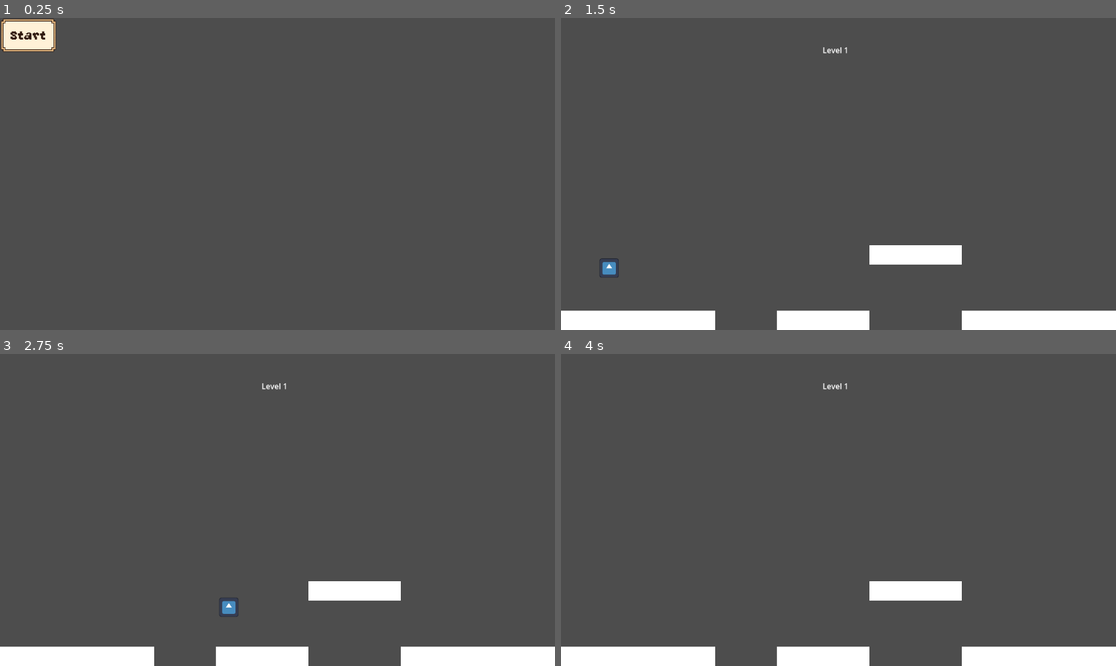
Above: before the commit, frames 1-4 (two rows, left to right).
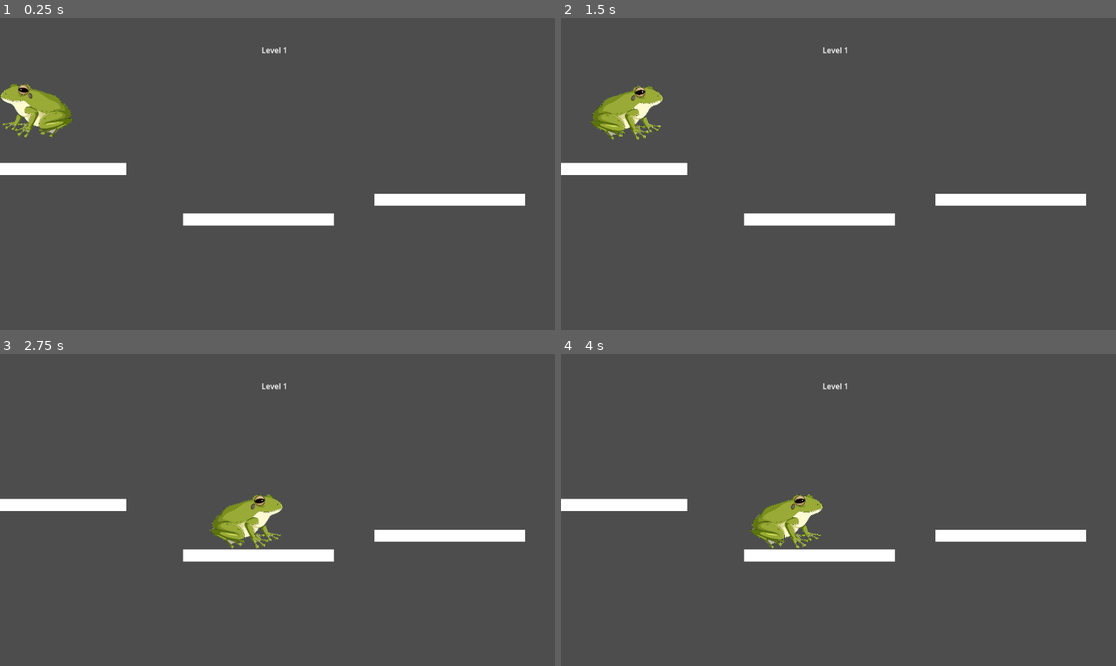
Above: after the commit, the same moments.

Repository: rota99/PizzaJam0425
Game: Godot game, scene res://Test/TestLevel.tscn
The game is run twice, just before and just after one commit, with the same random seed, the same clock (stepped at 60 frames per second) and the same inputs. Before the commit the project starts from res://Scenes/mainPage.tscn. The engine's default icon, where the game draws it, is replaced by a stand-in: a white triangle on a blue panel in a dark square.
Inputs (mouse positions are in pixels of both pictures, inside the frame that each line leads up to):
- Up to frame 1 (0.25 s): no input
- Up to frame 2 (1.5 s): click (588, 36) at 0.5 s, where only the run before the commit has a clickable "Start"; tap Enter (ui_accept) at 1.25 s; hold Right (ui_right) from 1.28 s (still down); tap Space (space, bound only after the commit) at 1.35 s
- Up to frame 3 (2.75 s): keep holding Right (ui_right); tap Enter (ui_accept) at 1.52, 1.55, 1.82, 2.1, 2.27, 2.57 s; tap Space (space, bound only after the commit) at 2.3 s
- Up to frame 4 (4 s): release Right (ui_right) at 2.78 s; hold Left (ui_left) 2.78-3.53 s; tap Space (space, bound only after the commit) at 2.85, 3.6 s; tap Enter (ui_accept) at 3.05, 3.77 s; hold Right (ui_right) from 3.53 s (still down)

The runs differ from the first frame. In frame 1, 5.5% of the frame differs, in the area x 0-95%, y 0-67%; in frame 2, 10%; in frame 3, 10%, in the area x 0-100%, y 44-100%; in frame 4, 9.9%.

Commit message:
Set-up player development branch
+ Test Lvl e assets
+ modified player movement script to include animations

Diff:
--- /dev/null
+++ b/project/Entities/Player/defaultPlayer.tscn
@@ -0,0 +1,27 @@
+[gd_scene load_steps=4 format=3 uid="uid://mmnjki8ajgjp"]
+
+[ext_resource type="Texture2D" uid="uid://c2tm836batany" path="res://Test/test_toad.png" id="1_3ikt3"]
+[ext_resource type="Script" uid="uid://c8sjjsm24kvmx" path="res://Scripts/CharacterMovement.gd" id="1_vom0u"]
+
+[sub_resource type="SpriteFrames" id="SpriteFrames_5w4xs"]
+animations = [{
+"frames": [{
+"duration": 1.0,
+"texture": ExtResource("1_3ikt3")
+}],
+"loop": true,
+"name": &"new_animation",
+"speed": 5.0
+}]
+
+[node name="CharacterBody2D" type="CharacterBody2D"]
+scale = Vector2(0.5, 0.5)
+script = ExtResource("1_vom0u")
+
+[node name="AnimatedSprite2D" type="AnimatedSprite2D" parent="."]
+scale = Vector2(0.494186, 0.5)
+sprite_frames = SubResource("SpriteFrames_5w4xs")
+animation = &"new_animation"
+
+[node name="CollisionPolygon2D" type="CollisionPolygon2D" parent="."]
+polygon = PackedVector2Array(-97, -112, -39, -110, -23, -93, 74, -64, 96, -46, 135, -7, 143, 13, 150, 42, 65, 108, 20, 100, -44, 112, -77, 106, -131, 74, -143, 59, -92, 44, -79, 12, -104, -26, -132, -36, -147, -54, -149, -62, -141, -79, -113, -95)
--- a/project/Scenes/Level1.tscn
+++ b/project/Scenes/Level1.tscn
@@ -1,13 +1,7 @@
-[gd_scene load_steps=5 format=3 uid="uid://bkvw1d0kv53b6"]
-
-[ext_resource type="Texture2D" uid="uid://d2ugkqhimkd8m" path="res://icon.svg" id="1_2llne"]
-[ext_resource type="Script" uid="uid://c8sjjsm24kvmx" path="res://Scripts/CharacterMovement.gd" id="1_q12u6"]
+[gd_scene load_steps=2 format=3 uid="uid://bkvw1d0kv53b6"]
 
 [sub_resource type="RectangleShape2D" id="RectangleShape2D_q12u6"]
 size = Vector2(320, 40)
-
-[sub_resource type="CircleShape2D" id="CircleShape2D_joc8x"]
-radius = 64.0799
 
 [node name="Level1" type="Node2D"]
 
@@ -46,16 +40,3 @@
 [node name="CollisionShape2D" type="CollisionShape2D" parent="StaticBody2D"]
 position = Vector2(160, 628)
 shape = SubResource("RectangleShape2D_q12u6")
-
-[node name="CharacterBody2D" type="CharacterBody2D" parent="."]
-script = ExtResource("1_q12u6")
-
-[node name="Sprite2D" type="Sprite2D" parent="CharacterBody2D"]
-position = Vector2(40, 536)
-scale = Vector2(0.3125, 0.3125)
-texture = ExtResource("1_2llne")
-
-[node name="CollisionShape2D" type="CollisionShape2D" parent="CharacterBody2D"]
-position = Vector2(40, 536)
-scale = Vector2(0.3125, 0.3125)
-shape = SubResource("CircleShape2D_joc8x")
--- a/project/Scenes/mainPage.tscn
+++ b/project/Scenes/mainPage.tscn
@@ -2,7 +2,7 @@
 
 [ext_resource type="Script" uid="uid://7ms5ajj2p268" path="res://Scripts/SceneChanger.gd" id="1_86gft"]
 [ext_resource type="Theme" uid="uid://dn2l0jekt5sq8" path="res://Themes/Button.tres" id="1_h1kuq"]
-[ext_resource type="PackedScene" uid="uid://bkvw1d0kv53b6" path="res://Scenes/Level1.tscn" id="2_0gkkh"]
+[ext_resource type="PackedScene" uid="uid://bn7vbi5bj56ux" path="res://Test/TestLevel.tscn" id="2_0gkkh"]
 
 [node name="MainMenu" type="Node2D"]
 script = ExtResource("1_86gft")
--- a/project/Scripts/CharacterMovement.gd
+++ b/project/Scripts/CharacterMovement.gd
@@ -11,15 +11,18 @@
 		velocity += get_gravity() * delta
 
 	# Handle jump.
-	if Input.is_action_just_pressed("ui_accept") and is_on_floor():
+	if Input.is_action_just_pressed("space") and is_on_floor():
 		velocity.y = JUMP_VELOCITY
 
 	# Get the input direction and handle the movement/deceleration.
 	# As good practice, you should replace UI actions with custom gameplay actions.
-	var direction := Input.get_axis("ui_left", "ui_right")
+	var direction := Input.get_axis("left_arrow", "right_arrow")
 	if direction:
 		velocity.x = direction * SPEED
 	else:
 		velocity.x = move_toward(velocity.x, 0, SPEED)
 
+	if direction != 0:
+		$AnimatedSprite2D.flip_h = direction > 0
+
 	move_and_slide()
--- /dev/null
+++ b/project/Test/TestLevel.tscn
@@ -0,0 +1,75 @@
+[gd_scene load_steps=3 format=3 uid="uid://bn7vbi5bj56ux"]
+
+[ext_resource type="PackedScene" uid="uid://mmnjki8ajgjp" path="res://Entities/Player/defaultPlayer.tscn" id="1_r6w77"]
+
+[sub_resource type="RectangleShape2D" id="RectangleShape2D_r6w77"]
+size = Vector2(313, 27)
+
+[node name="Level1" type="Node2D"]
+
+[node name="Label" type="Label" parent="."]
+offset_left = 543.0
+offset_top = 55.0
+offset_right = 597.0
+offset_bottom = 78.0
+text = "Level 1"
+
+[node name="CharacterBody2D" parent="." instance=ExtResource("1_r6w77")]
+position = Vector2(76.3985, 163.952)
+
+[node name="StaticBody2D" type="StaticBody2D" parent="."]
+position = Vector2(105, 326)
+
+[node name="ColorRect4" type="ColorRect" parent="StaticBody2D"]
+anchors_preset = 8
+anchor_left = 0.5
+anchor_top = 0.5
+anchor_right = 0.5
+anchor_bottom = 0.5
+offset_left = -156.5
+offset_top = -25.0
+offset_right = 156.5
+grow_horizontal = 2
+grow_vertical = 2
+
+[node name="CollisionShape2D" type="CollisionShape2D" parent="StaticBody2D"]
+position = Vector2(0.5, -13.5)
+shape = SubResource("RectangleShape2D_r6w77")
+
+[node name="StaticBody2D3" type="StaticBody2D" parent="."]
+position = Vector2(933, 390)
+
+[node name="ColorRect4" type="ColorRect" parent="StaticBody2D3"]
+anchors_preset = 8
+anchor_left = 0.5
+anchor_top = 0.5
+anchor_right = 0.5
+anchor_bottom = 0.5
+offset_left = -156.5
+offset_top = -25.0
+offset_right = 156.5
+grow_horizontal = 2
+grow_vertical = 2
+
+[node name="CollisionShape2D" type="CollisionShape2D" parent="StaticBody2D3"]
+position = Vector2(0.5, -13.5)
+shape = SubResource("RectangleShape2D_r6w77")
+
+[node name="StaticBody2D2" type="StaticBody2D" parent="."]
+position = Vector2(536, 431)
+
+[node name="ColorRect4" type="ColorRect" parent="StaticBody2D2"]
+anchors_preset = 8
+anchor_left = 0.5
+anchor_top = 0.5
+anchor_right = 0.5
+anchor_bottom = 0.5
+offset_left = -156.5
+offset_top = -25.0
+offset_right = 156.5
+grow_horizontal = 2
+grow_vertical = 2
+
+[node name="CollisionShape2D" type="CollisionShape2D" parent="StaticBody2D2"]
+position = Vector2(0.5, -13.5)
+shape = SubResource("RectangleShape2D_r6w77")
--- a/project/project.godot
+++ b/project/project.godot
@@ -11,6 +11,24 @@
 [application]
 
 config/name="project"
-run/main_scene="uid://bkgtcr3bqmyb4"
+run/main_scene="uid://bn7vbi5bj56ux"
 config/features=PackedStringArray("4.4", "Forward Plus")
 config/icon="res://icon.svg"
+
+[input]
+
+left_arrow={
+"deadzone": 0.2,
+"events": [Object(InputEventKey,"resource_local_to_scene":false,"resource_name":"","device":-1,"window_id":0,"alt_pressed":false,"shift_pressed":false,"ctrl_pressed":false,"meta_pressed":false,"pressed":false,"keycode":0,"physical_keycode":4194319,"key_label":0,"unicode":0,"location":0,"echo":false,"script":null)
+]
+}
+right_arrow={
+"deadzone": 0.2,
+"events": [Object(InputEventKey,"resource_local_to_scene":false,"resource_name":"","device":-1,"window_id":0,"alt_pressed":false,"shift_pressed":false,"ctrl_pressed":false,"meta_pressed":false,"pressed":false,"keycode":0,"physical_keycode":4194321,"key_label":0,"unicode":0,"location":0,"echo":false,"script":null)
+]
+}
+space={
+"deadzone": 0.2,
+"events": [Object(InputEventKey,"resource_local_to_scene":false,"resource_name":"","device":-1,"window_id":0,"alt_pressed":false,"shift_pressed":false,"ctrl_pressed":false,"meta_pressed":false,"pressed":false,"keycode":0,"physical_keycode":32,"key_label":0,"unicode":32,"location":0,"echo":false,"script":null)
+]
+}
Binary file added: project/Test/test_toad.png
Not shown, added: project/Test/test_toad.png.import
